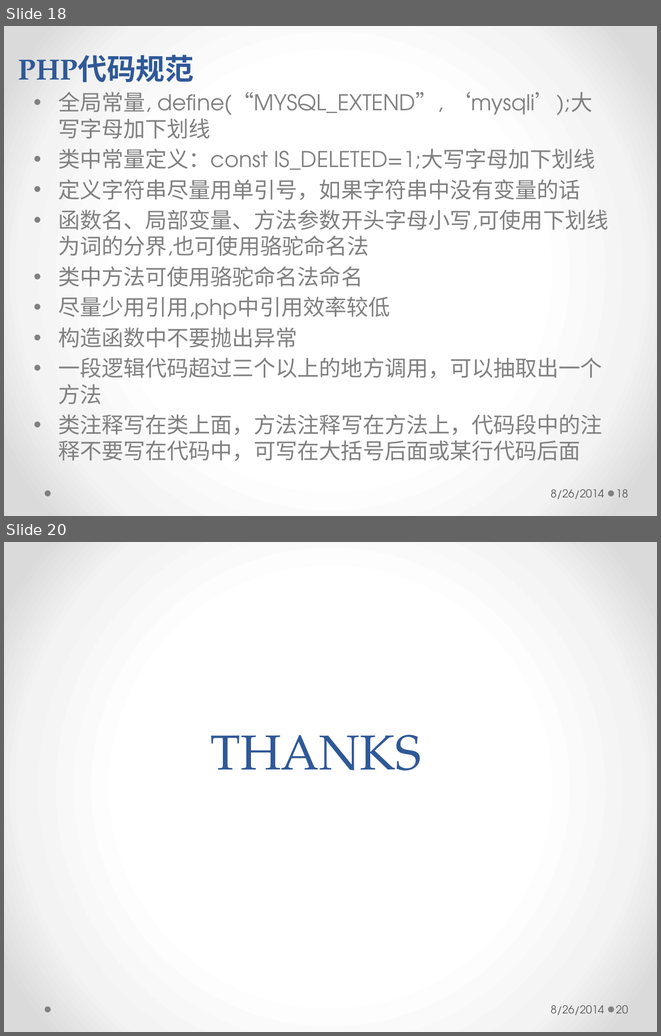
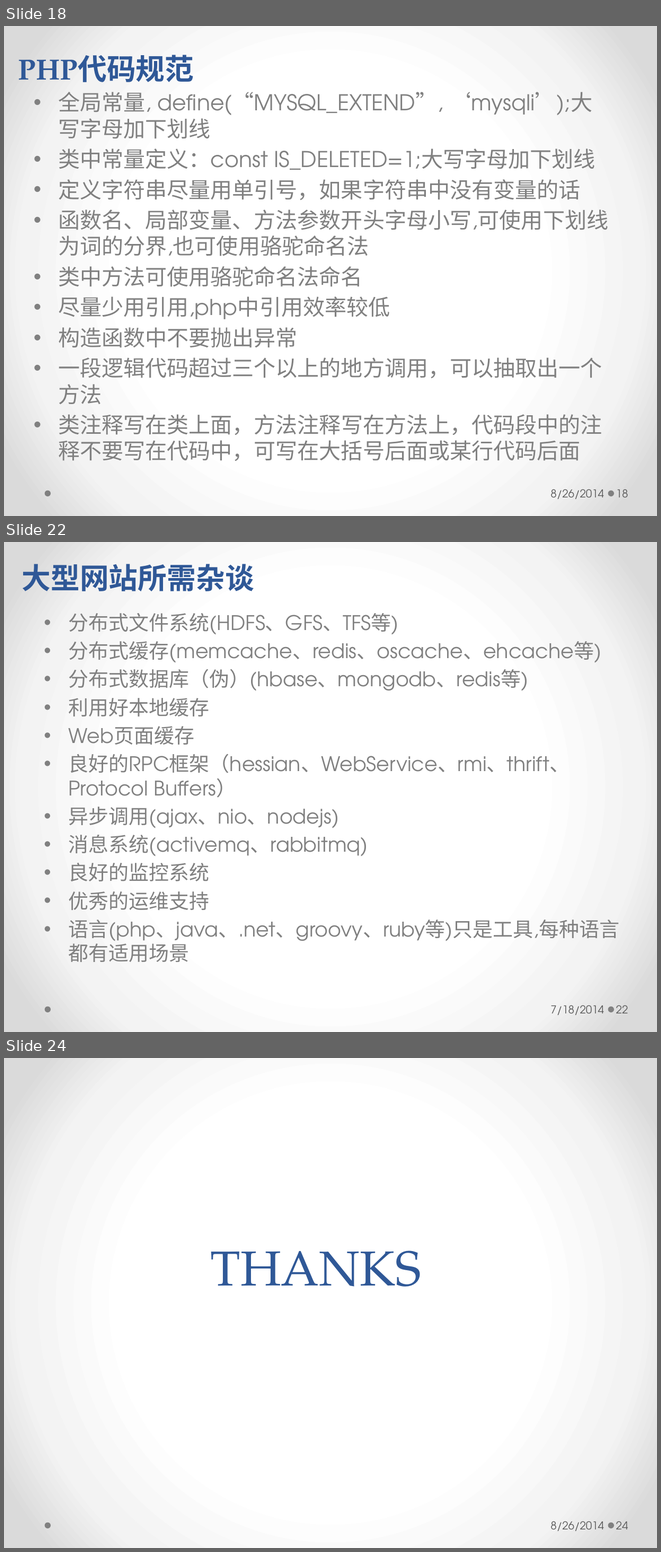
Before and after one commit to longhaisheng/dbroute, a slide deck: dbroute.pptx. Shown one above the other, each under a label of ours: slides 18 and 20 before the commit, slides 18, 22 and 24 after it; the slides between them are not shown. The pictures are 661x1036 and 661x1552 pixels, drawn with LibreOffice and Linux fonts; fonts in the diff are those of the drawing. Boxes give left, top, right and bottom in pixels: in the first picture for what was removed or moved away, otherwise in the second. Text is boxed around its words. In the diff, an @@ line names an element or a change of style, - is before the commit and + after.

```diff
--- a/dbroute.pptx
+++ b/dbroute.pptx
@@ slide 22 added at box(4, 542, 657, 1032), background gradient #FFFFFF to #F4F4F4 to #DADADA; not listed: 2 template elements that a slide beside it also shows @@
@@ text added at box(22, 564, 254, 591), 32 pt, text #2F5897, bold @@
+大型网站所需杂谈
@@ text added at box(69, 613, 620, 962), 22.2 pt, text #808080 @@
+• 分布式文件系统(HDFS、GFS、TFS等)
+• 分布式缓存(memcache、redis、oscache、ehcache等)
+• 分布式数据库（伪）(hbase、mongodb、redis等)
+• 利用好本地缓存
+• Web页面缓存
+• 良好的RPC框架（hessian、WebService、rmi、thrift、Protocol Buffers）
+• 异步调用(ajax、nio、nodejs)
+• 消息系统(activemq、rabbitmq)
+• 良好的监控系统
+• 优秀的运维支持
+• 语言(php、java、.net、groovy、ruby等)只是工具,每种语言都有适用场景
@@ text added at box(550, 1005, 604, 1015), 12 pt, text #595959 @@
+7/18/2014
@@ page number added at box(616, 1005, 628, 1013), 12 pt, text #595959 @@
+22
@@ what was slide 20 is now slide 24 @@
@@ page number at box(616, 1521, 628, 1529): text changed @@
-20
+24
```
Also in this commit, not shown: 7 slides changed, 3 other slides added.
